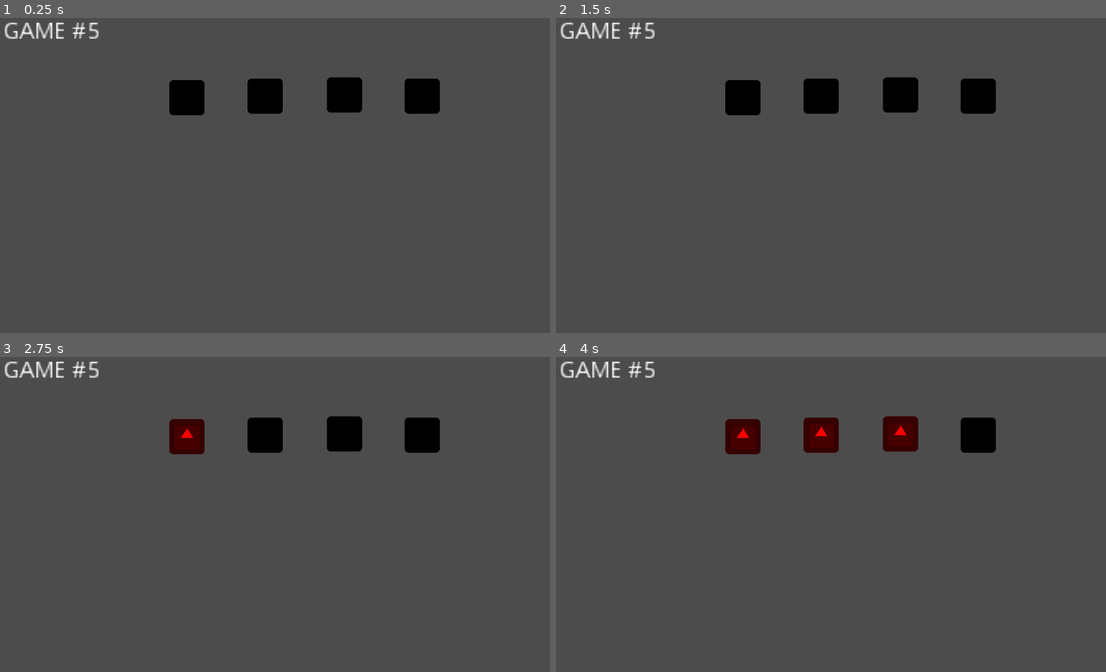
Above: before the commit, frames 1-4 (two rows, left to right).
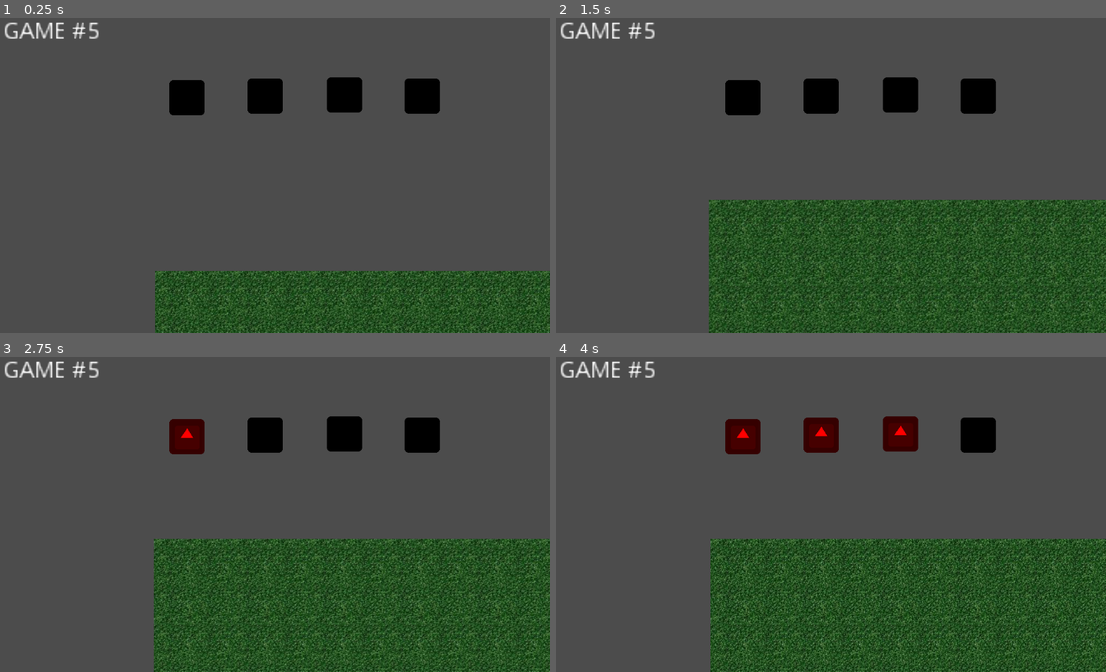
Above: after the commit, the same moments.

Repository: uspgamedev/Blueprint-Blast
Game: Godot game, scene res://test/TestRaceWithAI.tscn
The game is run twice, just before and just after one commit, with the same random seed, the same clock (stepped at 60 frames per second) and the same inputs. This scene is started directly instead of the project's main scene. The engine's default icon, where the game draws it, is replaced by a stand-in: a white triangle on a blue panel in a dark square.
Inputs (mouse positions are in pixels of both pictures, inside the frame that each line leads up to):
- Up to frame 1 (0.25 s): no input
- Up to frame 2 (1.5 s): move the mouse to (721, 121) at 0.52 s; press the mouse at (721, 121) at 0.53 s; hold Right (ui_right) 0.53-1.28 s; move the mouse to (710, 184) at 1.27 s; release the mouse at (710, 184) at 1.28 s; hold A (reverse) from 1.28 s (still down); tap S (rotate_clockwise) at 1.35 s
- Up to frame 3 (2.75 s): move the mouse to (324, 435) at 2.02 s; release A (reverse) at 2.03 s; hold Right (ui_right) from 2.03 s (still down); hold W (rotate_counter_clockwise) from 2.03 s (still down)
- Up to frame 4 (4 s): tap Enter at 2.75 s; move the mouse to (798, 574) at 2.77 s; release Right (ui_right) at 2.78 s; release W (rotate_counter_clockwise) at 2.78 s; hold D (accelerate) 2.78-3.53 s; tap Space (shoot) at 2.85 s; move the mouse to (990, 555) at 3.52 s; press the mouse at (990, 555) at 3.53 s; hold Left (ui_left) from 3.53 s (still down)

The runs differ from the first frame. In frame 1, 14% of the frame differs, in the area x 28-100%, y 80-100%; in frame 2, 30%, in the area x 27-100%, y 57-100%; in frame 3, 30%; in frame 4, 30%.

Commit message:
Add grass texture to terrain

Diff:
--- a/project/terrain/ProceduralTerrain.gd
+++ b/project/terrain/ProceduralTerrain.gd
@@ -13,9 +13,12 @@
 #	points.append(Vector2(points[points.size()-1].x, 100))
 #	points.append(Vector2(0, 100))
 
+	points.append(Vector2(0, 0))
+	points.append(Vector2(950, 0))
+
 	var vector = Vector2(1, 0)
 	var bias = 0
-	for x in range(0, 20000, 50):
+	for x in range(1000, 20000, 50):
 		if x % 400 == 0:
 			bias = (PI/4 + PI/8 * randf()) * (1 - 2 * randi() % 2)
 		var rand = gaussian(bias, PI/30)
@@ -24,13 +27,14 @@
 		points.append(Vector2(x, vector.y))
 		vector = Vector2(1, 0)
 
-	for i in range(2, points.size() - 2):
+	for i in range(4, points.size() - 2):
 		points[i] = (points[i-2] + points[i-1] + points[i] + points[i+1] + points[i+2])/5
 
 	points.append(Vector2(points[points.size()-1].x, 500))
 	points.append(Vector2(0, 500))
 
 	$CollisionPolygon2D.polygon = points
+	$Polygon2D.polygon = points
 
 func gaussian(mean, deviation):
 	var x1
--- a/project/terrain/ProceduralTerrain.tscn
+++ b/project/terrain/ProceduralTerrain.tscn
@@ -1,9 +1,13 @@
-[gd_scene load_steps=2 format=2]
+[gd_scene load_steps=3 format=2]
 
 [ext_resource path="res://terrain/ProceduralTerrain.gd" type="Script" id=1]
+[ext_resource path="res://assets/grass.jpg" type="Texture" id=2]
 
 [node name="Terrain" type="StaticBody2D"]
 script = ExtResource( 1 )
 
 [node name="CollisionPolygon2D" type="CollisionPolygon2D" parent="."]
 build_mode = 1
+
+[node name="Polygon2D" type="Polygon2D" parent="."]
+texture = ExtResource( 2 )
Binary file added: project/assets/grass.jpg
Not shown, added: project/assets/grass.jpg.import
Binary file added: project/assets/mud.jpg
Not shown, added: project/assets/mud.jpg.import
